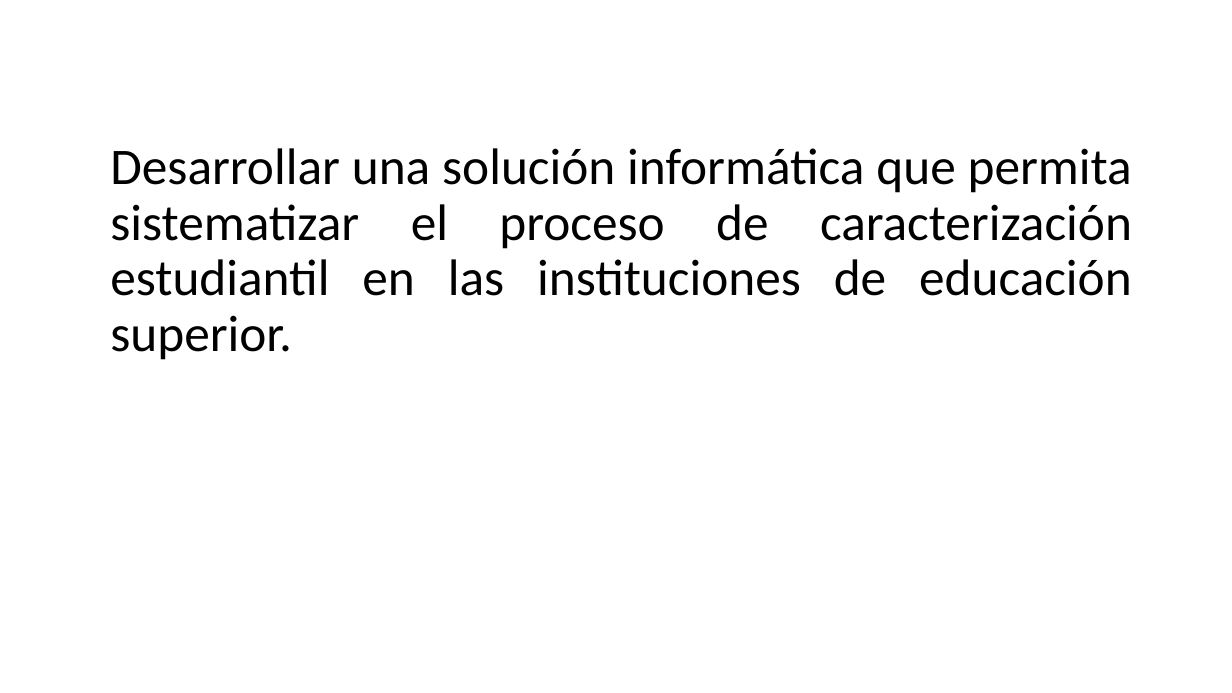
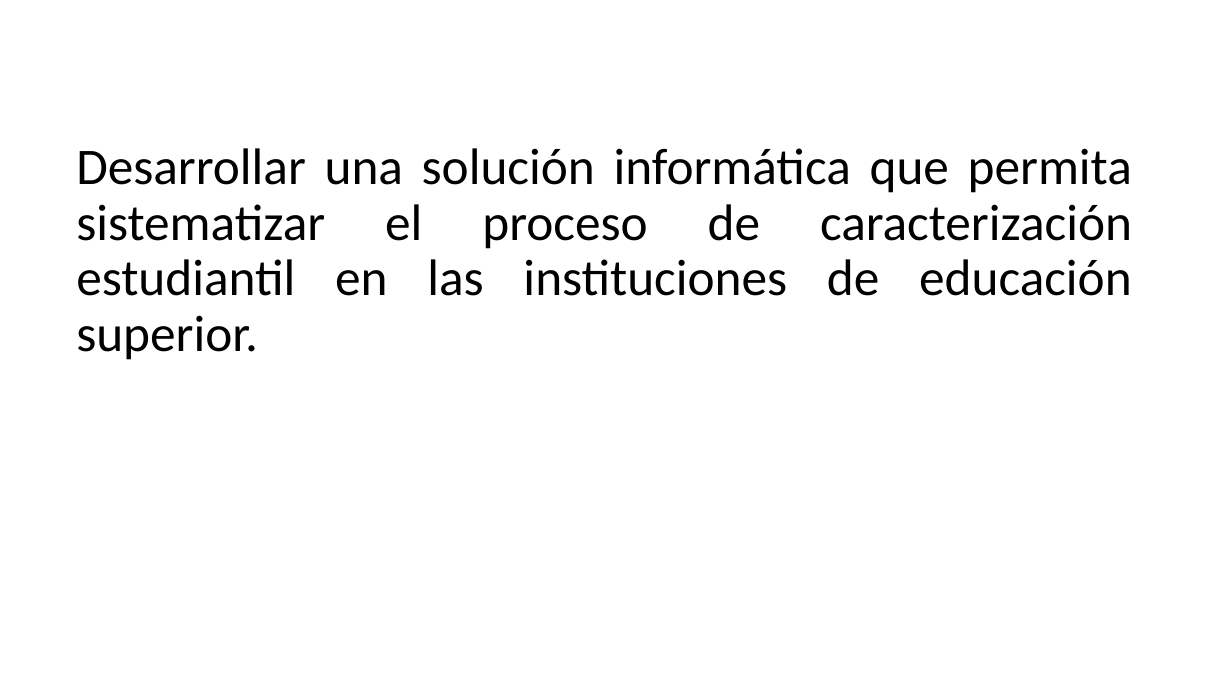
Before and after one commit to BrayanNovoa/uniminuto, a slide deck: slide 7 of expo/expo.pptx. Drawn at 1232x693 pixels with LibreOffice and Linux fonts; fonts in the diff are those of the drawing; background and template pictures are left out. Boxes give left, top, right and bottom in pixels: in the first picture for what was removed or moved away, otherwise in the second. Text is boxed around its words. In the diff, an @@ line names an element or a change of style, - is before the commit and + after.

```diff
--- a/expo/expo.pptx
+++ b/expo/expo.pptx
@@ text "Desarrollar una solución informática que ..." rewrapped from <box>110,148,1132,360</box> to <box>76,148,1132,360</box> @@
```
Also in this commit, not shown: 7 other slides changed, 5 other files.
